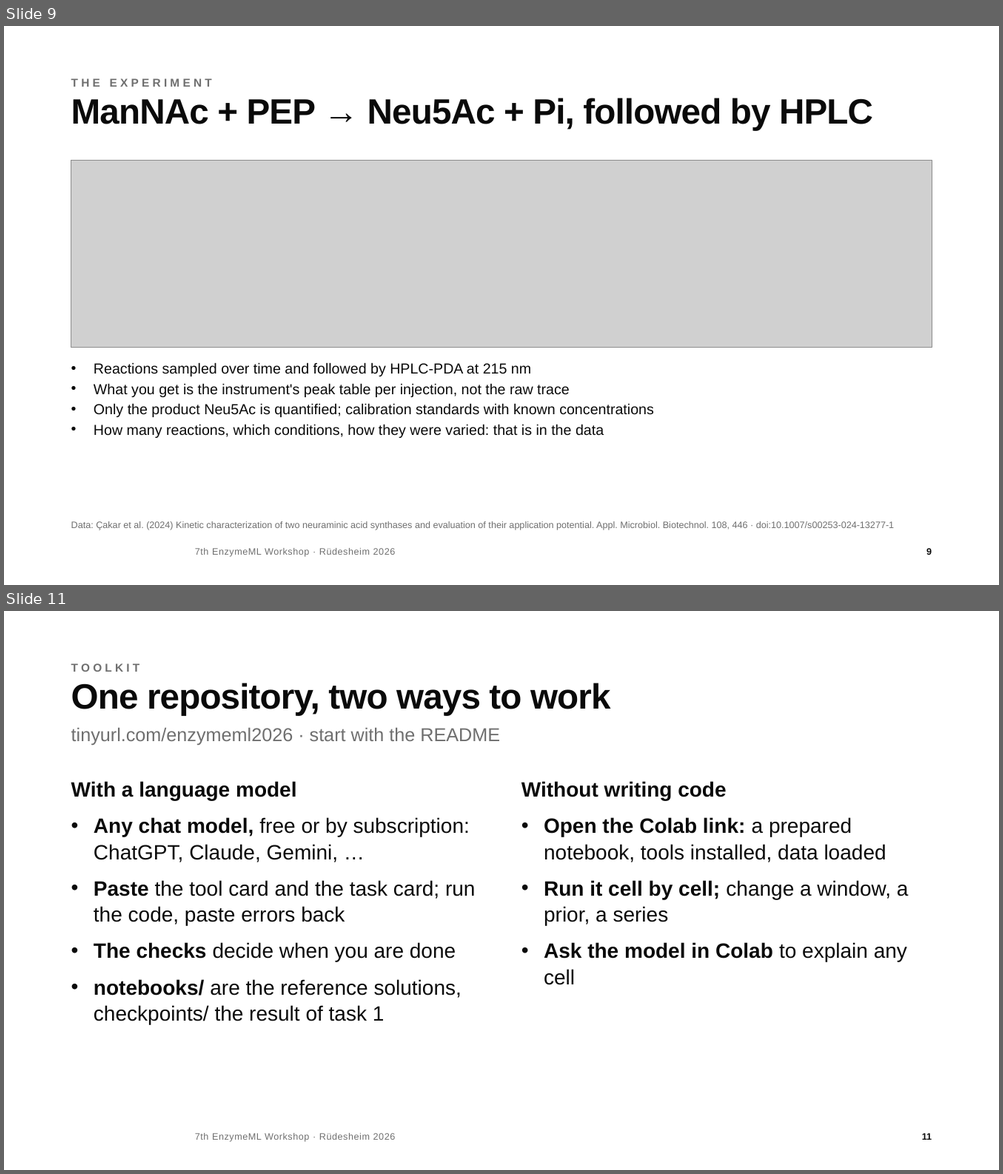
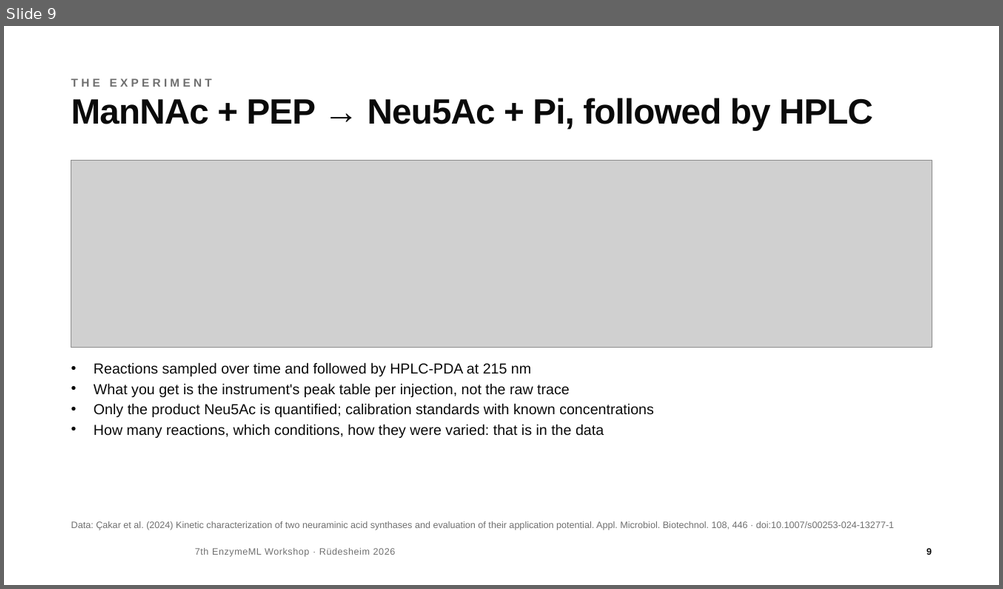
Before and after one commit to haeussma/enzymeml-workshop-modelling-2026, a slide deck: slides/workshop.pptx. Shown one above the other, each under a label of ours: slides 9 and 11 before the commit, slide 9 after it; the slides between them are not shown. The pictures are 1003x1174 and 1003x589 pixels, drawn with LibreOffice and Linux fonts; fonts in the diff are those of the drawing; grey boxes stand for pictures; background and template pictures are left out. Boxes give left, top, right and bottom in pixels: in the first picture for what was removed or moved away, otherwise in the second. Text is boxed around its words. In the diff, an @@ line names an element or a change of style, - is before the commit and + after.

```diff
--- a/slides/workshop.pptx
+++ b/slides/workshop.pptx
@@ slide 11 removed at [4, 611, 999, 1170], background #FFFFFF; not listed: 2 template elements that a slide beside it also shows @@
@@ text removed at [71, 664, 140, 672] @@
-TOOLKIT
@@ title removed at [71, 683, 610, 716] @@
-One repository, two ways to work
@@ text removed at [71, 728, 500, 745] @@
-tinyurl.com/enzymeml2026 · start with the README
@@ text removed at [71, 781, 475, 1025] @@
-With a language model
-• Any chat model, free or by subscription: ChatGPT, Claude, Gemini, …
-• Paste the tool card and the task card; run the code, paste errors back
-• The checks decide when you are done
-• notebooks/ are the reference solutions, checkpoints/ the result of task 1
@@ text removed at [521, 781, 908, 985] @@
-Without writing code
-• Open the Colab link: a prepared notebook, tools installed, data loaded
-• Run it cell by cell; change a window, a prior, a series
-• Ask the model in Colab to explain any cell
```
Also in this commit, not shown: 1 slide changed, 2 other slides removed, 3 other files.
